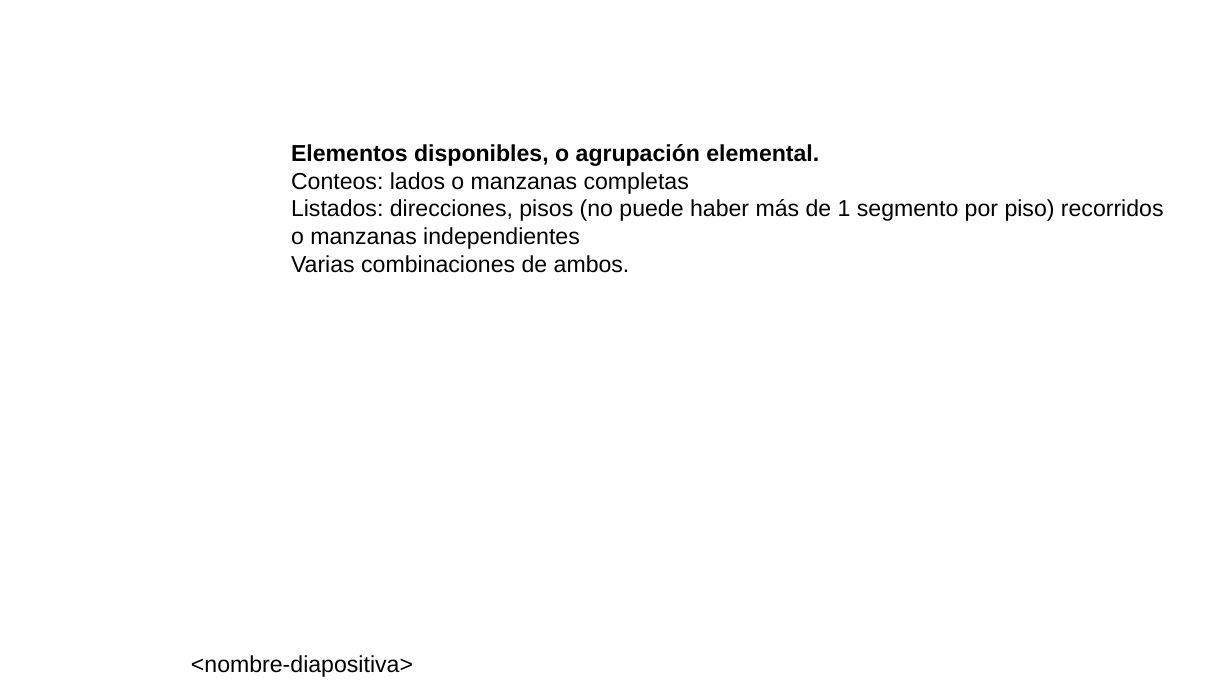
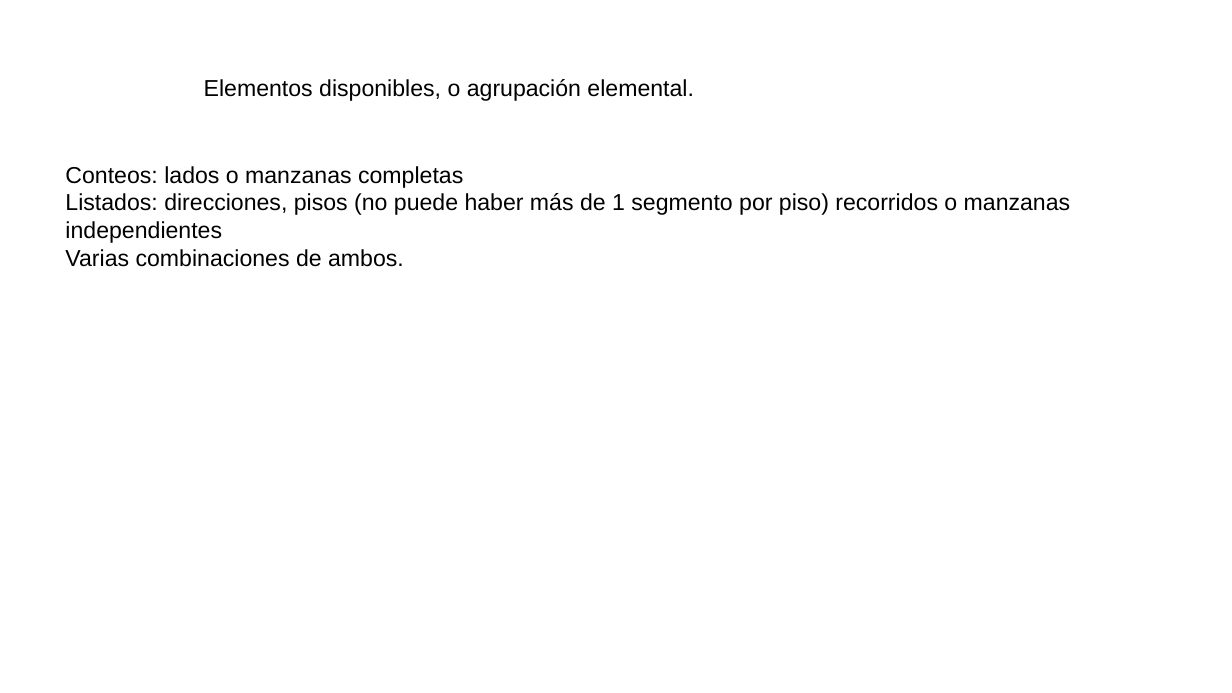
Before and after one commit to neptuso/Charlas, a slide deck: slide 9 of IDERA/segmentos.censo2022.pptx (slide 10 before the commit). Drawn at 1232x693 pixels with LibreOffice and Linux fonts; fonts in the diff are those of the drawing; background and template pictures are left out. Boxes give left, top, right and bottom in pixels: in the first picture for what was removed or moved away, otherwise in the second. Text is boxed around its words. In the diff, an @@ line names an element or a change of style, - is before the commit and + after.

```diff
--- a/IDERA/segmentos.censo2022.pptx
+++ b/IDERA/segmentos.censo2022.pptx
@@ title added at (204, 79, 694, 101), 18 pt, text #000000 @@
+Elementos disponibles, o agrupación elemental.
@@ text at (291, 144, 819, 166): paragraph removed @@
-Elementos disponibles, o agrupación elemental.
@@ text "Conteos: lados o manzanas completas": place and size @@
-text "Conteos: lados o manzanas completas" at (291, 144, 1164, 273)
+text "Conteos: lados o manzanas completas" at (65, 166, 1071, 267)
@@ text removed at (191, 655, 413, 677) @@
-<nombre-diapositiva>
```
Also in this commit, not shown: 25 other slides changed, 1 slide added, 2 slides removed, 2 other files.
